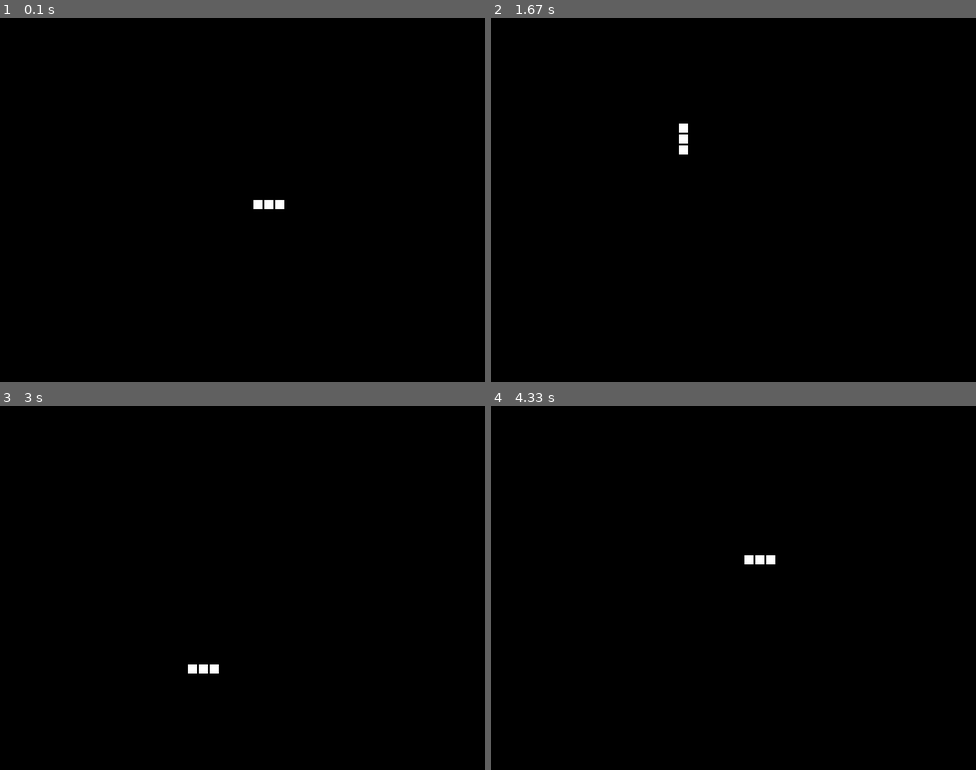
Above: before the commit, frames 1-4 (two rows, left to right).
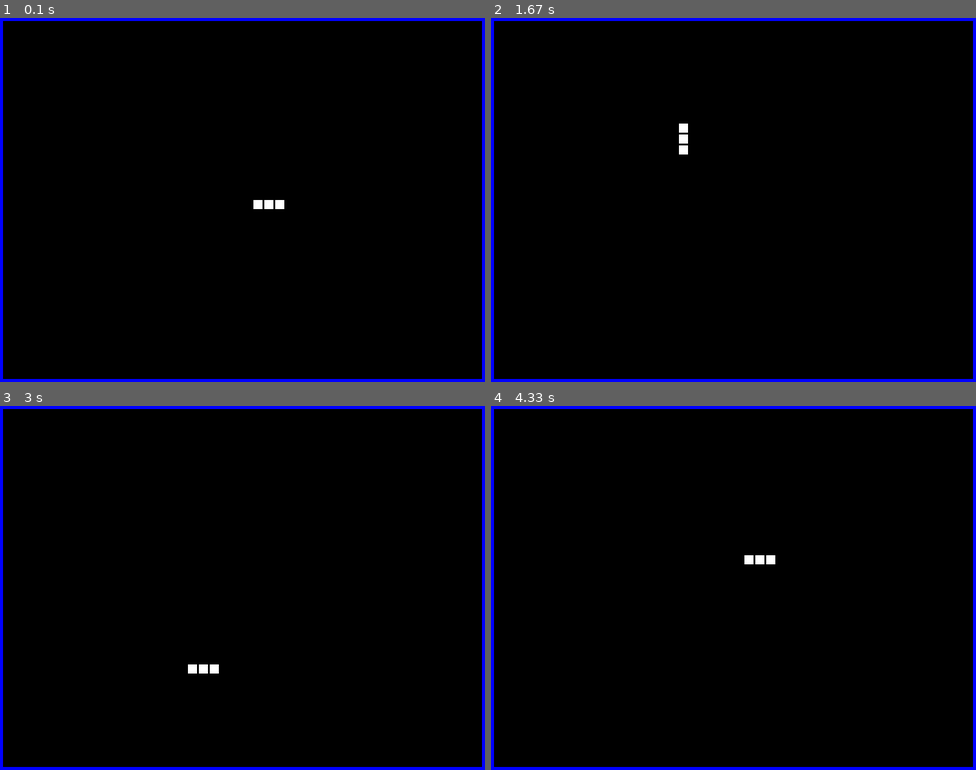
Above: after the commit, the same moments.

Repository: danlls/snake-pygame
Game: pygame game, started from main.py
The game is run twice, just before and just after one commit, with the same random seed, the same clock (stepped at 60 frames per second) and the same inputs.
Inputs:
- Up to frame 1 (0.1 s): no input
- Up to frame 2 (1.67 s): hold Up 0.33-0.8 s; hold Left 0.83-1.3 s; hold Down 1.33-1.63 s
- Up to frame 3 (3 s): hold Left 1.67-2.07 s; hold Down 2.1-2.47 s; hold Right from 2.5 s (still down)
- Up to frame 4 (4.33 s): release Right at 3.13 s; hold Up 3.57-3.87 s; hold Left from 3.9 s (still down)

The runs differ from the first frame. In frame 1, 2.9% of the frame differs, in the area x 0-100%, y 0-100%; in frame 2, 2.9%; in frame 3, 2.9%; in frame 4, 2.9%.

Commit message:
Ref #1: Add walls to game
Add walls at borders of game window

Diff:
--- a/main.py
+++ b/main.py
@@ -6,6 +6,7 @@
 # Color RGB values
 BLACK = (0, 0, 0)
 WHITE = (255, 255, 255)
+BLUE = (0, 0, 255)
 
 
 class Snake(pygame.sprite.Group):
@@ -51,6 +52,9 @@
     def head(self):
         return self.snake_segments[0]
 
+    def tail(self):
+        return self.snake_segments[1:]
+
     def on_horizontal(self):
         return self.y_vel == 0
 
@@ -83,6 +87,16 @@
         y = self.head().y + self.y_vel
         self.add_segment(x, y, 0)
 
+    def collides(self, sprite1):
+        # Only head will be colliding with other sprite
+        return self.head().check_collision(sprite1)
+
+    def collides_any(self, group):
+        for sprite in group:
+            if self.collides(sprite):
+                return True
+        return False
+
 
 class SnakeSegment(pygame.sprite.Sprite):
 
@@ -95,10 +109,31 @@
         self.image = pygame.Surface([width, height])
         self.image.fill(WHITE)
 
-        # Make our top-left corner the passed-in location.
         self.rect = self.image.get_rect()
         self.rect.x = self.x
         self.rect.y = self.y
+
+    def check_collision(self, sprite1):
+        return pygame.sprite.collide_rect(self, sprite1)
+
+
+class Wall(pygame.sprite.Sprite):
+
+    def __init__(self, color, startpoint, endpoint, thickness):
+        super().__init__()
+        width = abs(endpoint[0]-startpoint[0])
+        height = abs(endpoint[1]-startpoint[1])
+        if width == 0:
+            width = thickness
+        if height == 0:
+            height = thickness
+
+        self.image = pygame.Surface([width, height])
+        self.image.fill(color)
+
+        self.rect = self.image.get_rect()
+        self.rect.x = startpoint[0]
+        self.rect.y = startpoint[1]
 
 
 class App:
@@ -116,7 +151,19 @@
         # Puts snake starting point at middle of screen
         start_x = self.screen_width/2
         start_y = self.screen_height/2
-        self.snake = Snake(start_x, start_y)
+        self.snake = Snake(start_x, start_y, 3)
+
+        # Build walls
+        wall_thickness = 5
+        wall_color = BLUE
+        wall_list = [
+            Wall(wall_color, (0,0), (self.screen_width, 0), wall_thickness),
+            Wall(wall_color, (self.screen_width-wall_thickness, 0), (self.screen_width-wall_thickness, self.screen_height), wall_thickness),
+            Wall(wall_color, (0, self.screen_height-wall_thickness), (self.screen_width-wall_thickness, self.screen_height-wall_thickness), wall_thickness),
+            Wall(wall_color, (0,0), (0,self.screen_height), wall_thickness)
+        ]
+        self.walls = pygame.sprite.Group()
+        self.walls.add(wall_list)
 
     def run(self):
         while self.running:
@@ -124,7 +171,7 @@
                 if event.type == pygame.QUIT:
                     self.quit()
                 if event.type == pygame.KEYDOWN:
-                    # Only allow lfet or right movement when snake is moving
+                    # Only allow left or right movement when snake is moving
                     # in vertical direction
                     if self.snake.on_vertical():
                         if event.key == pygame.K_LEFT:
@@ -144,9 +191,12 @@
 
             # Update
             self.snake.move()
+            self.walls.draw(self.screen)
             self.snake.draw(self.screen)
-
             pygame.display.update()
+
+            if self.snake.collides_any(self.walls) or self.snake.collides_any(self.snake.tail()):
+                self.quit()
             self.clock.tick(FRAMERATE)
 
 
